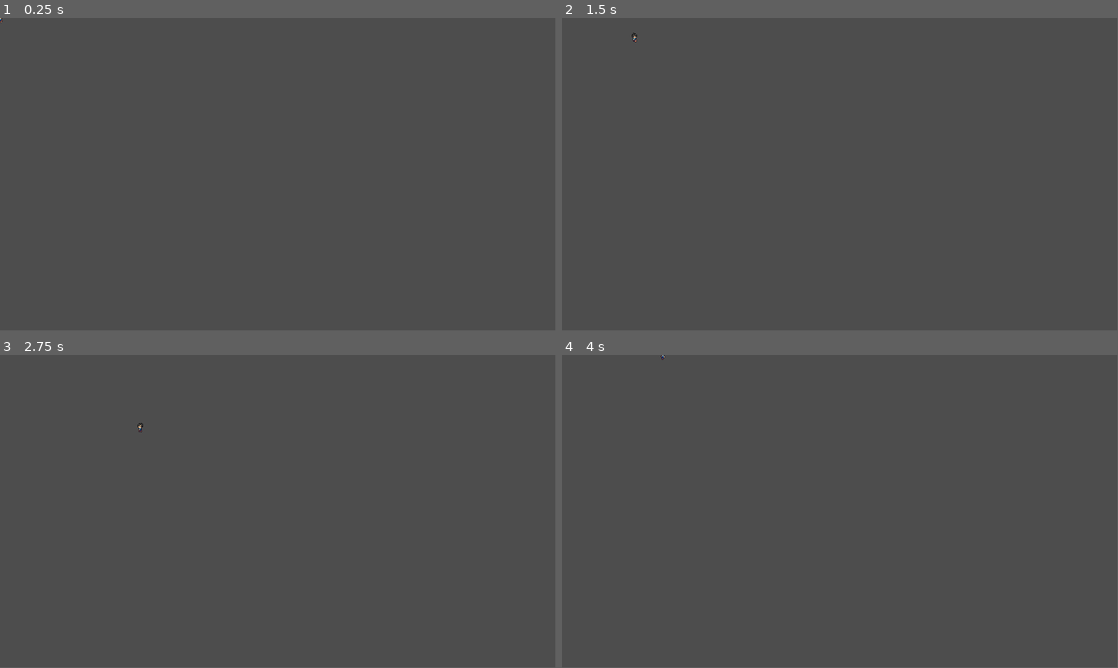
Above: before the commit, frames 1-4 (two rows, left to right).
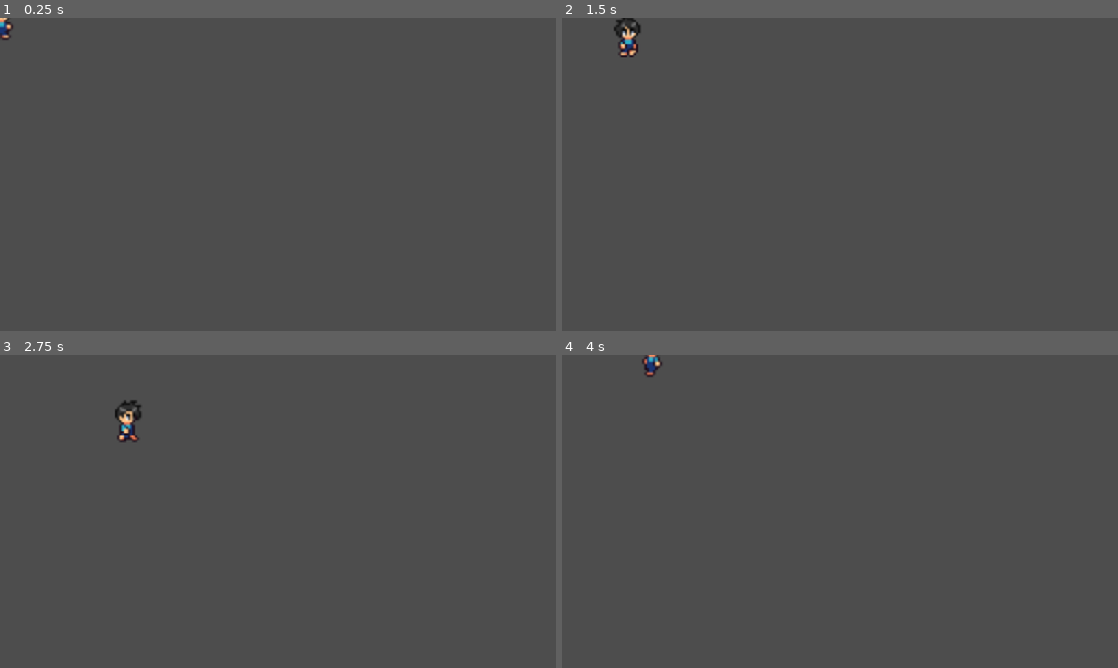
Above: after the commit, the same moments.

Repository: jbb-codes/2d-game
Game: Godot game, scene res://scenes/main.tscn
The game is run twice, just before and just after one commit, with the same random seed, the same clock (stepped at 60 frames per second) and the same inputs.
Inputs:
- Up to frame 1 (0.25 s): no input
- Up to frame 2 (1.5 s): tap Enter at 0.5 s; hold Right (ui_right) 0.53-1.28 s; hold Down (ui_down) from 1.28 s (still down)
- Up to frame 3 (2.75 s): release Down (ui_down) at 2.03 s; hold Right (ui_right) from 2.03 s (still down)
- Up to frame 4 (4 s): release Right (ui_right) at 2.78 s; hold Up (ui_up) 2.78-3.53 s; hold Left (ui_left) from 3.53 s (still down)
In our replay, the window is 799x449 before the commit and 800x450 after it. These sizes can differ from the game's own. Grey fills any space a smaller window leaves; there, only what the larger window draws over its background counts as a difference.

The runs differ from the first frame. In frame 1, 0.1% of the frame differs, in the area x 0-3%, y 0-8%; in frame 2, 0.4%; in frame 3, 0.4%, in the area x 20-26%, y 14-28%; in frame 4, 0.2%.

Commit message:
feat: add idle animations and reorganize assets
- Wire up idle_down/right/up animations with resource swap between walk and idle SpriteFrames
- Track last direction and flip state so idle faces the correct way when player stops
- Move sprites and resources into assets/sprite_sheets and assets/sprite_frames
- Move player script from scenes/scripts/ to scripts/
- Add canvas stretch mode to project.godot
- Scale player sprite 5x in player.tscn

Co-Authored-By: Claude Sonnet 4.6 <noreply@anthropic.com>

Diff:
--- a/player_frames.tres
+++ b/assets/sprite_frames/player_frames.tres
@@ -1,77 +1,77 @@
 [gd_resource type="SpriteFrames" format=3 uid="uid://y02xyfj3hk6l"]
 
-[ext_resource type="Texture2D" uid="uid://b8jo1gxie1f00" path="res://Walk.png" id="1_sif3y"]
+[ext_resource type="Texture2D" uid="uid://b8jo1gxie1f00" path="res://assets/sprite_sheets/Walk.png" id="1_6n1p3"]
 
 [sub_resource type="AtlasTexture" id="AtlasTexture_laber"]
-atlas = ExtResource("1_sif3y")
+atlas = ExtResource("1_6n1p3")
 region = Rect2(0, 0, 32, 32)
 
 [sub_resource type="AtlasTexture" id="AtlasTexture_ko7sx"]
-atlas = ExtResource("1_sif3y")
+atlas = ExtResource("1_6n1p3")
 region = Rect2(32, 0, 32, 32)
 
 [sub_resource type="AtlasTexture" id="AtlasTexture_ai85y"]
-atlas = ExtResource("1_sif3y")
+atlas = ExtResource("1_6n1p3")
 region = Rect2(64, 0, 32, 32)
 
 [sub_resource type="AtlasTexture" id="AtlasTexture_wjpht"]
-atlas = ExtResource("1_sif3y")
+atlas = ExtResource("1_6n1p3")
 region = Rect2(96, 0, 32, 32)
 
 [sub_resource type="AtlasTexture" id="AtlasTexture_vabey"]
-atlas = ExtResource("1_sif3y")
+atlas = ExtResource("1_6n1p3")
 region = Rect2(128, 0, 32, 32)
 
 [sub_resource type="AtlasTexture" id="AtlasTexture_8dc7q"]
-atlas = ExtResource("1_sif3y")
+atlas = ExtResource("1_6n1p3")
 region = Rect2(160, 0, 32, 32)
 
 [sub_resource type="AtlasTexture" id="AtlasTexture_sif3y"]
-atlas = ExtResource("1_sif3y")
+atlas = ExtResource("1_6n1p3")
 region = Rect2(0, 64, 32, 32)
 
 [sub_resource type="AtlasTexture" id="AtlasTexture_314m5"]
-atlas = ExtResource("1_sif3y")
+atlas = ExtResource("1_6n1p3")
 region = Rect2(32, 64, 32, 32)
 
 [sub_resource type="AtlasTexture" id="AtlasTexture_xgujg"]
-atlas = ExtResource("1_sif3y")
+atlas = ExtResource("1_6n1p3")
 region = Rect2(64, 64, 32, 32)
 
 [sub_resource type="AtlasTexture" id="AtlasTexture_c14ex"]
-atlas = ExtResource("1_sif3y")
+atlas = ExtResource("1_6n1p3")
 region = Rect2(96, 64, 32, 32)
 
 [sub_resource type="AtlasTexture" id="AtlasTexture_paelp"]
-atlas = ExtResource("1_sif3y")
+atlas = ExtResource("1_6n1p3")
 region = Rect2(128, 64, 32, 32)
 
 [sub_resource type="AtlasTexture" id="AtlasTexture_llpc2"]
-atlas = ExtResource("1_sif3y")
+atlas = ExtResource("1_6n1p3")
 region = Rect2(160, 64, 32, 32)
 
 [sub_resource type="AtlasTexture" id="AtlasTexture_pr0hb"]
-atlas = ExtResource("1_sif3y")
+atlas = ExtResource("1_6n1p3")
 region = Rect2(0, 32, 32, 32)
 
 [sub_resource type="AtlasTexture" id="AtlasTexture_07lf3"]
-atlas = ExtResource("1_sif3y")
+atlas = ExtResource("1_6n1p3")
 region = Rect2(32, 32, 32, 32)
 
 [sub_resource type="AtlasTexture" id="AtlasTexture_x7m14"]
-atlas = ExtResource("1_sif3y")
+atlas = ExtResource("1_6n1p3")
 region = Rect2(64, 32, 32, 32)
 
 [sub_resource type="AtlasTexture" id="AtlasTexture_s5qoo"]
-atlas = ExtResource("1_sif3y")
+atlas = ExtResource("1_6n1p3")
 region = Rect2(96, 32, 32, 32)
 
 [sub_resource type="AtlasTexture" id="AtlasTexture_nbjs8"]
-atlas = ExtResource("1_sif3y")
+atlas = ExtResource("1_6n1p3")
 region = Rect2(128, 32, 32, 32)
 
 [sub_resource type="AtlasTexture" id="AtlasTexture_2pf4p"]
-atlas = ExtResource("1_sif3y")
+atlas = ExtResource("1_6n1p3")
 region = Rect2(160, 32, 32, 32)
 
 [resource]
--- /dev/null
+++ b/assets/sprite_frames/player_idle_frames.tres
@@ -0,0 +1,105 @@
+[gd_resource type="SpriteFrames" format=3 uid="uid://cfke4uoufxfjs"]
+
+[ext_resource type="Texture2D" uid="uid://b1h7bswkdhwfi" path="res://assets/sprite_sheets/Idle.png" id="1_wuwa3"]
+
+[sub_resource type="AtlasTexture" id="AtlasTexture_l2uky"]
+atlas = ExtResource("1_wuwa3")
+region = Rect2(0, 0, 32, 32)
+
+[sub_resource type="AtlasTexture" id="AtlasTexture_qvua2"]
+atlas = ExtResource("1_wuwa3")
+region = Rect2(32, 0, 32, 32)
+
+[sub_resource type="AtlasTexture" id="AtlasTexture_yv47b"]
+atlas = ExtResource("1_wuwa3")
+region = Rect2(64, 0, 32, 32)
+
+[sub_resource type="AtlasTexture" id="AtlasTexture_1vk4g"]
+atlas = ExtResource("1_wuwa3")
+region = Rect2(96, 0, 32, 32)
+
+[sub_resource type="AtlasTexture" id="AtlasTexture_cjj50"]
+atlas = ExtResource("1_wuwa3")
+region = Rect2(0, 64, 32, 32)
+
+[sub_resource type="AtlasTexture" id="AtlasTexture_ng4o0"]
+atlas = ExtResource("1_wuwa3")
+region = Rect2(32, 64, 32, 32)
+
+[sub_resource type="AtlasTexture" id="AtlasTexture_t3lmu"]
+atlas = ExtResource("1_wuwa3")
+region = Rect2(64, 64, 32, 32)
+
+[sub_resource type="AtlasTexture" id="AtlasTexture_prbqe"]
+atlas = ExtResource("1_wuwa3")
+region = Rect2(96, 64, 32, 32)
+
+[sub_resource type="AtlasTexture" id="AtlasTexture_2k7ho"]
+atlas = ExtResource("1_wuwa3")
+region = Rect2(0, 32, 32, 32)
+
+[sub_resource type="AtlasTexture" id="AtlasTexture_r1hwb"]
+atlas = ExtResource("1_wuwa3")
+region = Rect2(32, 32, 32, 32)
+
+[sub_resource type="AtlasTexture" id="AtlasTexture_1x3sc"]
+atlas = ExtResource("1_wuwa3")
+region = Rect2(64, 32, 32, 32)
+
+[sub_resource type="AtlasTexture" id="AtlasTexture_ipib7"]
+atlas = ExtResource("1_wuwa3")
+region = Rect2(96, 32, 32, 32)
+
+[resource]
+animations = [{
+"frames": [{
+"duration": 1.0,
+"texture": SubResource("AtlasTexture_l2uky")
+}, {
+"duration": 1.0,
+"texture": SubResource("AtlasTexture_qvua2")
+}, {
+"duration": 1.0,
+"texture": SubResource("AtlasTexture_yv47b")
+}, {
+"duration": 1.0,
+"texture": SubResource("AtlasTexture_1vk4g")
+}],
+"loop": true,
+"name": &"idle_down",
+"speed": 5.0
+}, {
+"frames": [{
+"duration": 1.0,
+"texture": SubResource("AtlasTexture_cjj50")
+}, {
+"duration": 1.0,
+"texture": SubResource("AtlasTexture_ng4o0")
+}, {
+"duration": 1.0,
+"texture": SubResource("AtlasTexture_t3lmu")
+}, {
+"duration": 1.0,
+"texture": SubResource("AtlasTexture_prbqe")
+}],
+"loop": true,
+"name": &"idle_right",
+"speed": 5.0
+}, {
+"frames": [{
+"duration": 1.0,
+"texture": SubResource("AtlasTexture_2k7ho")
+}, {
+"duration": 1.0,
+"texture": SubResource("AtlasTexture_r1hwb")
+}, {
+"duration": 1.0,
+"texture": SubResource("AtlasTexture_1x3sc")
+}, {
+"duration": 1.0,
+"texture": SubResource("AtlasTexture_ipib7")
+}],
+"loop": true,
+"name": &"idle_up",
+"speed": 5.0
+}]
--- a/project.godot
+++ b/project.godot
@@ -15,6 +15,12 @@
 config/features=PackedStringArray("4.6", "Forward Plus")
 config/icon="res://icon.svg"
 
+[display]
+
+window/size/viewport_width=1280
+window/size/viewport_height=720
+window/stretch/mode="canvas_items"
+
 [physics]
 
 3d/physics_engine="Jolt Physics"
--- a/scenes/player.tscn
+++ b/scenes/player.tscn
@@ -1,8 +1,7 @@
 [gd_scene format=3 uid="uid://d8lsfdrs7gvg"]
 
-[ext_resource type="SpriteFrames" uid="uid://y02xyfj3hk6l" path="res://player_frames.tres" id="1_3vyb7"]
-[ext_resource type="Texture2D" uid="uid://b8jo1gxie1f00" path="res://Walk.png" id="1_g2els"]
-[ext_resource type="Script" uid="uid://k1sul3w8rmjr" path="res://scenes/scripts/player.gd" id="1_qhqgy"]
+[ext_resource type="SpriteFrames" uid="uid://y02xyfj3hk6l" path="res://assets/sprite_frames/player_frames.tres" id="1_3vyb7"]
+[ext_resource type="Script" uid="uid://k1sul3w8rmjr" path="res://scripts/player.gd" id="1_qhqgy"]
 
 [node name="Player" type="Node2D" unique_id=1007765607]
 
@@ -10,16 +9,8 @@
 script = ExtResource("1_qhqgy")
 
 [node name="AnimatedSprite2D" type="AnimatedSprite2D" parent="CharacterBody2D" unique_id=415728769]
+scale = Vector2(5, 5)
 sprite_frames = ExtResource("1_3vyb7")
 animation = &"walk_down"
-frame = 1
-frame_progress = 0.71336097
-speed_scale = 1.2
-
-[node name="Sprite2D" type="Sprite2D" parent="CharacterBody2D" unique_id=2011842991]
-visible = false
-texture = ExtResource("1_g2els")
-hframes = 6
-vframes = 3
 
 [node name="CollisionShape2D" type="CollisionShape2D" parent="CharacterBody2D" unique_id=1397784728]
--- a/scenes/scripts/player.gd
+++ /dev/null
@@ -1,26 +0,0 @@
-extends CharacterBody2D
-
-
-const SPEED = 200
-
-@onready var animated_sprite: AnimatedSprite2D = $AnimatedSprite2D
-
-func _physics_process(_delta: float) -> void:
-	var direction := Input.get_vector("ui_left", "ui_right", "ui_up", "ui_down")
-
-	velocity = direction * SPEED
-
-	if direction != Vector2.ZERO:
-		if abs(direction.x) >= abs(direction.y):
-			animated_sprite.play("walk_right")
-			animated_sprite.flip_h = direction.x < 0
-		elif direction.y < 0:
-			animated_sprite.play("walk_up")
-			animated_sprite.flip_h = false
-		else:
-			animated_sprite.play("walk_down")
-			animated_sprite.flip_h = false
-	else:
-		animated_sprite.stop()
-
-	move_and_slide()
--- /dev/null
+++ b/scripts/player.gd
@@ -0,0 +1,41 @@
+extends CharacterBody2D
+
+
+const SPEED = 200
+
+const WALK_FRAMES = preload("res://assets/sprite_frames/player_frames.tres")
+const IDLE_FRAMES = preload("res://assets/sprite_frames/player_idle_frames.tres")
+
+@onready var animated_sprite: AnimatedSprite2D = $AnimatedSprite2D
+
+var _last_direction := "down"
+var _last_flip := false
+
+func _physics_process(_delta: float) -> void:
+	var direction := Input.get_vector("ui_left", "ui_right", "ui_up", "ui_down")
+
+	velocity = direction * SPEED
+
+	if direction != Vector2.ZERO:
+		animated_sprite.sprite_frames = WALK_FRAMES
+		if abs(direction.x) >= abs(direction.y):
+			_last_direction = "right"
+			_last_flip = direction.x < 0
+			animated_sprite.play("walk_right")
+			animated_sprite.flip_h = _last_flip
+		elif direction.y < 0:
+			_last_direction = "up"
+			_last_flip = false
+			animated_sprite.play("walk_up")
+			animated_sprite.flip_h = false
+		else:
+			_last_direction = "down"
+			_last_flip = false
+			animated_sprite.play("walk_down")
+			animated_sprite.flip_h = false
+	else:
+		animated_sprite.sprite_frames = IDLE_FRAMES
+		animated_sprite.flip_h = _last_flip
+		animated_sprite.play("idle_" + _last_direction)
+
+	move_and_slide()
Binary file added: assets/sprite_sheets/Idle.png
Renamed: Walk.png -> assets/sprite_sheets/Walk.png
Renamed: scenes/scripts/player.gd.uid -> scripts/player.gd.uid
Not shown, added: .editorconfig
Not shown, added: .gitattributes
